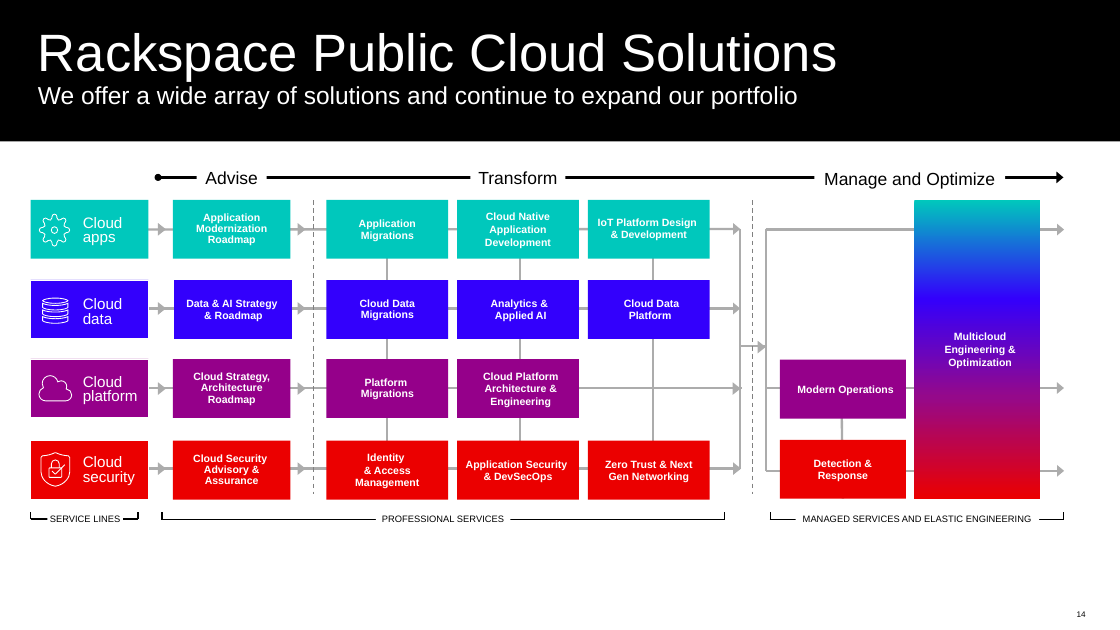
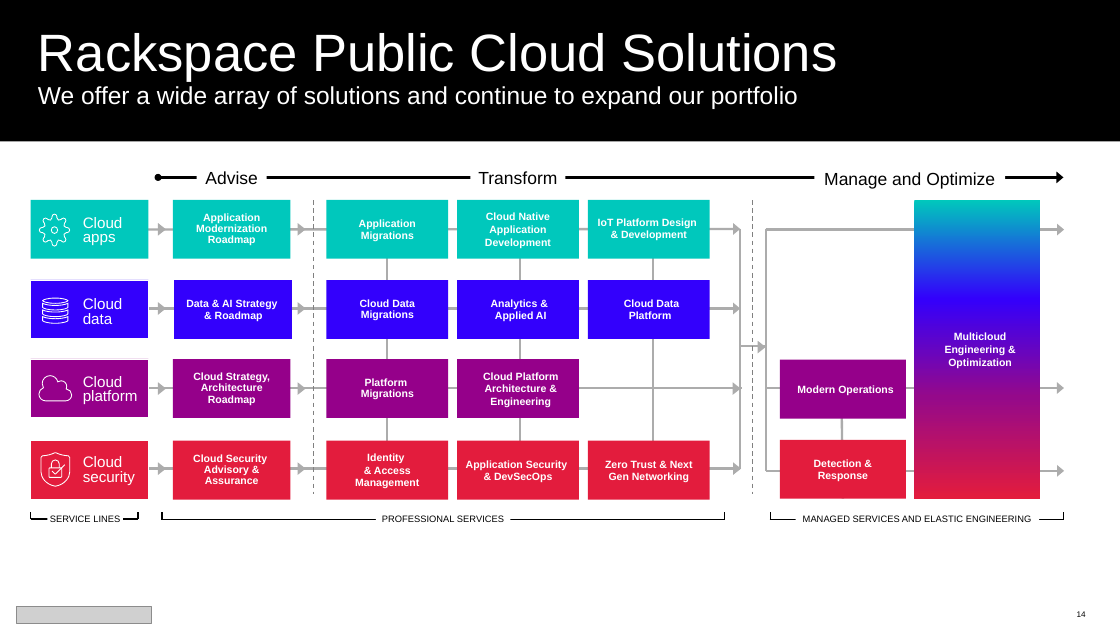
Before and after one commit to upendra25312/Cloud-Readiness-accelearator, a slide deck: slide 14 of Templates/executive-reporting/cloud-strategy-generic.pptx. Drawn at 1120x630 pixels with LibreOffice and Linux fonts; fonts in the diff are those of the drawing; grey boxes stand for pictures; background and template pictures are left out. Boxes give left, top, right and bottom in pixels: in the first picture for what was removed or moved away, otherwise in the second. Text is boxed around its words. In the diff, an @@ line names an element or a change of style, - is before the commit and + after.

```diff
--- a/Templates/executive-reporting/cloud-strategy-generic.pptx
+++ b/Templates/executive-reporting/cloud-strategy-generic.pptx
@@ rounded rectangle "Multicloud Engineering & Optimization" at (x1=915, y1=200, x2=1041, y2=498): fill gradient #00C8BC to #3300FC to #95098A to #EB0000 to gradient #00C8BC to #3300FC to #95098A to #E31C3D @@
@@ fill #EB0000 to #E31C3D in 6 elements at (x1=173, y1=441, x2=291, y2=500), (x1=327, y1=441, x2=449, y2=500), (x1=588, y1=441, x2=710, y2=500), (x1=457, y1=441, x2=579, y2=500), (x1=780, y1=440, x2=906, y2=499), (x1=31, y1=440, x2=149, y2=499) @@
@@ picture added at (x1=17, y1=607, x2=151, y2=623) @@
```
Also in this commit, not shown: 18 other slides changed, 1 slide added, 1 slide removed, 16 other files.
